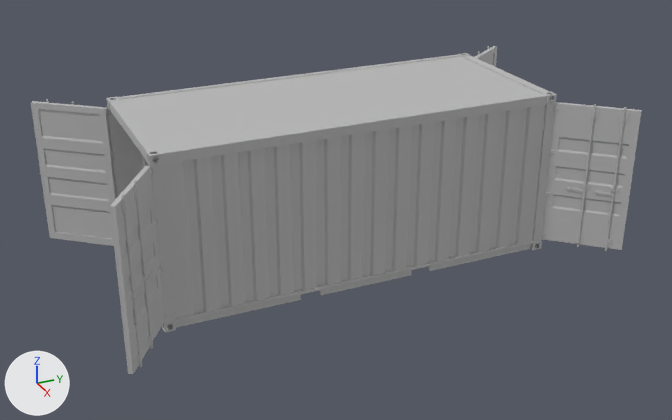
What one commit did to the FBX model Assets/FBX Files/Props/container open.fbx.
One viewpoint serves both versions: a 50 mm camera at (11.82, -5.27, 6.6) aimed at (0.29, -0.08, 0.83). The lights are fixed; the arrows at lower left show +X, +Y and +Z. Where no turn or scale is listed for an object, it has been applied to the vertices. Vertices at the same position are counted once.

Script lines for the objects in view, before the commit:
```python
me_mesh = bpy.data.meshes.new('Mesh')
me_mesh.from_pydata(...)  # 4130 vertices, 3718 faces; spans x -2.0..2.26, y -3.98..4.03, z 0.0..2.5
me_mesh.materials.append(mat_lambert1)  # grey #bcbcbc
ob_group66 = bpy.data.objects.new('group66', me_mesh)
ob_group66.location = (0.0, 0.0, 0.0)
```
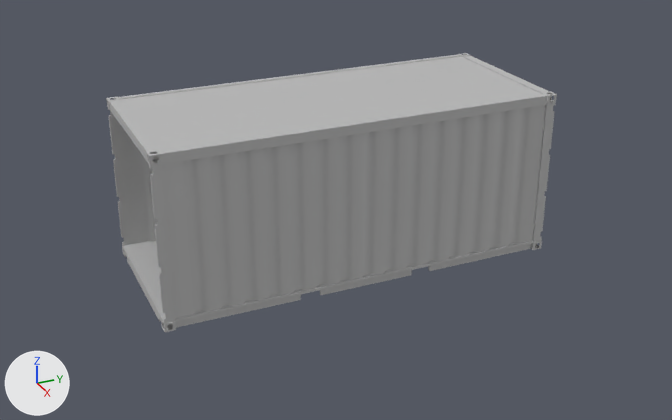
Commit message: container container container!

Boxes [x1, y1, x2, y2] around the edits, measured in the pictures (672 x 420 px):
'group66', reshaped (26% narrower, 15% shorter)
    before: [31, 46, 642, 374]
    after: [106, 53, 557, 332]
part 1 of me_mesh, deleted
    before: [31, 46, 642, 374]
part 2 of me_mesh, cut back
    before: [118, 57, 541, 320]
    after: [118, 57, 541, 319]

Diff of the bpy script that builds the scene:
```diff
--- a/Assets/FBX Files/Props/container open.fbx.py
+++ b/Assets/FBX Files/Props/container open.fbx.py
@@ me_mesh @@
 # used by ob_group66; location = (0.0, 0.0, 0.0)
-me_mesh.from_pydata(...)  # 4130 vertices, 3718 faces; spans x -2.0..2.26, y -3.98..4.03, z 0.0..2.5
+me_mesh.from_pydata(...)  # 1734 vertices, 1640 faces; spans x -1.26..1.26, y -3.0..3.0, z 0.0..2.5
+# me_mesh part 1: 88 loose pieces with 2188 vertices, spanning x -2.0..2.26, y -3.98..4.03, z 0.11..2.4, are deleted
+# me_mesh part 2
+# 224 vertices are removed from x -1.24..1.3, y -3.03..0.0, z 0.0..2.5
+# 269 faces are deleted
+# 8 vertices move within x 1.21, y -2.97, z 0.2..2.33
+# 10 vertices are added at x -1.17..1.15, y -2.85..0.0, z 0.11..2.49
+# 6 new vertices lie (0.0, -0.06, 0.0) away from vertices in x -1.18..1.18, y 0.06, z 0.15..2.36
+# 79 new faces join them
 me_mesh.materials.append(mat_lambert1)
```
